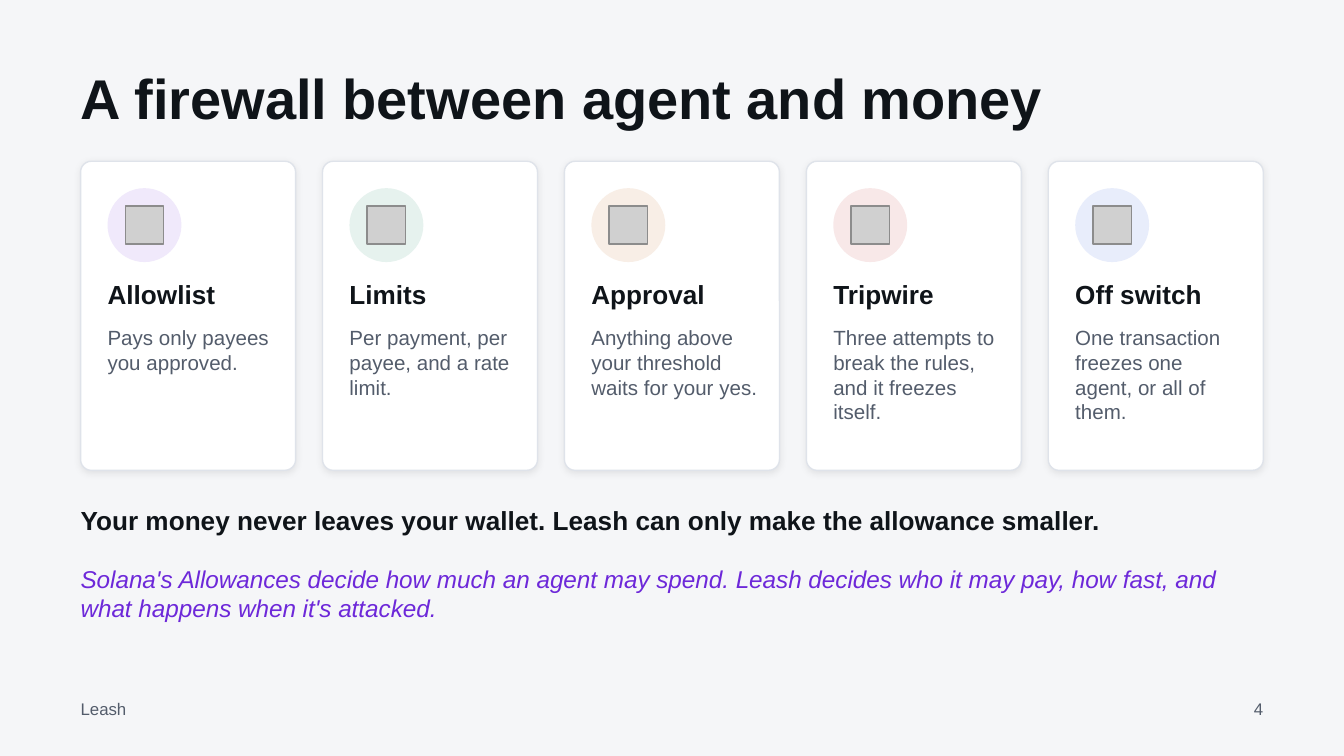
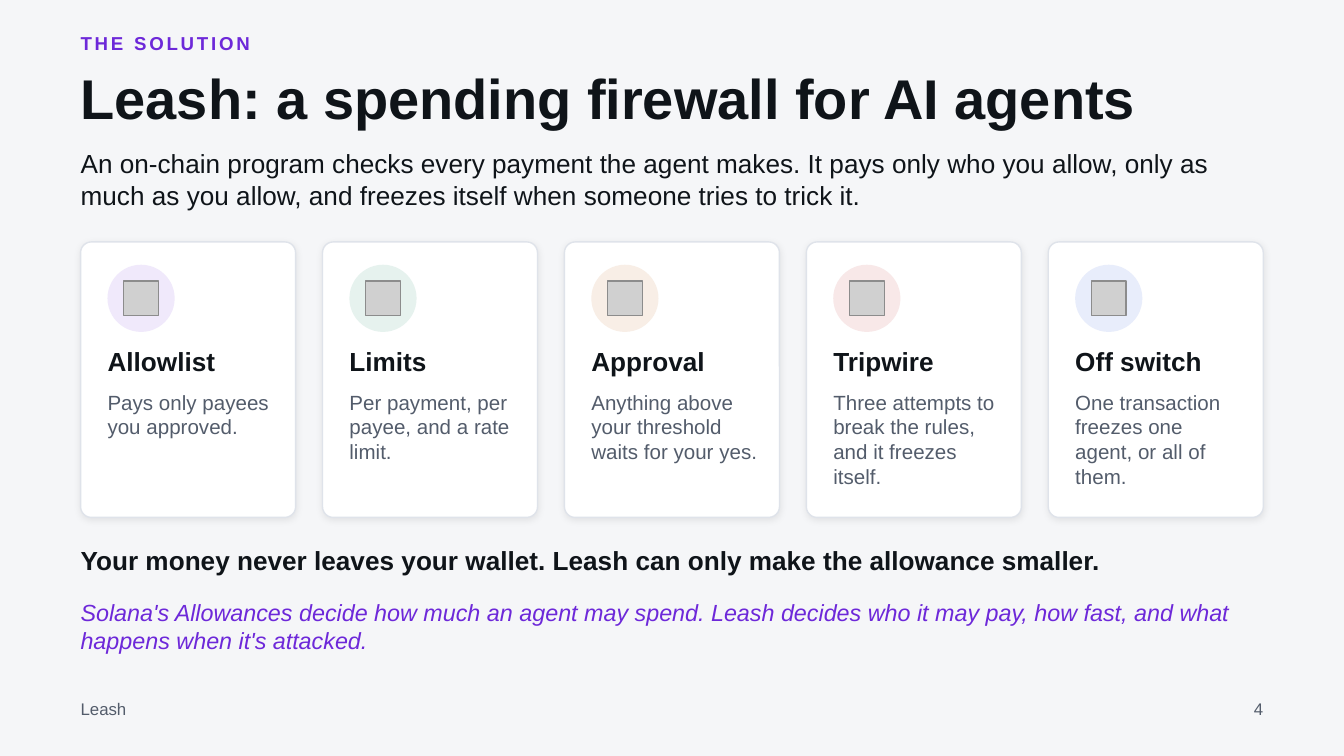
Before and after one commit to parthdeshmukh488-ops/hub, a slide deck: slide 4 of docs/pitch/leash-deck.pptx. Drawn at 1344x756 pixels with LibreOffice and Linux fonts; fonts in the diff are those of the drawing; grey boxes stand for pictures. Boxes give left, top, right and bottom in pixels: in the first picture for what was removed or moved away, otherwise in the second. Text is boxed around its words. In the diff, an @@ line names an element or a change of style, - is before the commit and + after.

```diff
--- a/docs/pitch/leash-deck.pptx
+++ b/docs/pitch/leash-deck.pptx
@@ text at (81, 37, 250, 50): text changed; size 30 to 10 pt; text colour #0F1419 to #6D28D9 @@
-A firewall between agent and money
+THE SOLUTION
@@ text "THE SOLUTION" at (81, 37, 250, 50): vertical alignment middle to top @@
@@ text added at (81, 78, 1135, 128), 30 pt, text #0F1419, bold @@
+Leash: a spending firewall for AI agents
@@ text added at (81, 154, 1208, 211), 14 pt, text #0F1419 @@
+An on-chain program checks every payment the agent makes. It pays only who you allow, only as much as you allow, and freezes itself when someone tries to trick it.
@@ rounded rectangle: place and size @@
-rounded rectangle at (81, 161, 296, 470)
+rounded rectangle at (81, 242, 296, 517)
@@ ellipse: place and size @@
-ellipse at (108, 188, 181, 262)
+ellipse at (108, 265, 175, 332)
@@ rounded rectangle: place and size @@
-rounded rectangle at (323, 161, 538, 470)
+rounded rectangle at (323, 242, 538, 517)
@@ ellipse: place and size @@
-ellipse at (349, 188, 423, 262)
+ellipse at (349, 265, 417, 332)
@@ rounded rectangle: place and size @@
-rounded rectangle at (564, 161, 780, 470)
+rounded rectangle at (564, 242, 780, 517)
@@ ellipse: place and size @@
-ellipse at (591, 188, 665, 262)
+ellipse at (591, 265, 659, 332)
@@ rounded rectangle: place and size @@
-rounded rectangle at (806, 161, 1021, 470)
+rounded rectangle at (806, 242, 1021, 517)
@@ ellipse: place and size @@
-ellipse at (833, 188, 907, 262)
+ellipse at (833, 265, 900, 332)
@@ rounded rectangle: place and size @@
-rounded rectangle at (1048, 161, 1263, 470)
+rounded rectangle at (1048, 242, 1263, 517)
@@ ellipse: place and size @@
-ellipse at (1075, 188, 1149, 262)
+ellipse at (1075, 265, 1142, 332)
@@ picture: place and size @@
-picture at (125, 206, 164, 245)
+picture at (124, 281, 159, 316)
@@ picture: place and size @@
-picture at (367, 206, 406, 245)
+picture at (366, 281, 401, 316)
@@ picture: place and size @@
-picture at (609, 206, 648, 245)
+picture at (607, 281, 642, 316)
@@ picture: place and size @@
-picture at (851, 206, 890, 245)
+picture at (849, 281, 884, 316)
@@ picture: place and size @@
-picture at (1093, 206, 1132, 245)
+picture at (1091, 281, 1126, 316)
@@ 5 texts: place and size @@
-5 texts at (108, 285, 1201, 310)
+5 texts at (108, 352, 1201, 377)
@@ text "Pays only payees you approved.": place and size @@
-text "Pays only payees you approved." at (108, 330, 268, 375)
+text "Pays only payees you approved." at (108, 395, 268, 439)
@@ text "Per payment, per payee, and ...": place and size @@
-text "Per payment, per payee, and ..." at (349, 331, 509, 395)
+text "Per payment, per payee, and ..." at (349, 396, 509, 459)
@@ text "Anything above your threshold waits ...": place and size @@
-text "Anything above your threshold waits ..." at (591, 330, 757, 399)
+text "Anything above your threshold waits ..." at (591, 395, 757, 464)
@@ text "Three attempts to break the ...": place and size @@
-text "Three attempts to break the ..." at (833, 330, 994, 419)
+text "Three attempts to break the ..." at (833, 395, 994, 484)
@@ text "One transaction freezes one agent, ...": place and size @@
-text "One transaction freezes one agent, ..." at (1075, 330, 1221, 419)
+text "One transaction freezes one agent, ..." at (1075, 395, 1221, 484)
@@ text "Your money never leaves your ...": place and size @@
-text "Your money never leaves your ..." at (81, 511, 1099, 535)
+text "Your money never leaves your ..." at (81, 551, 1099, 576)
@@ text "Solana's Allowances decide how much ...": place and size @@
-text "Solana's Allowances decide how much ..." at (81, 570, 1215, 622)
+text "Solana's Allowances decide how much ..." at (81, 604, 1229, 654)
@@ text "Solana's Allowances decide how much ..." at (81, 604, 1229, 654): size 13 to 12.5 pt @@
```
Also in this commit, not shown: 10 other slides changed, 4 other files.
